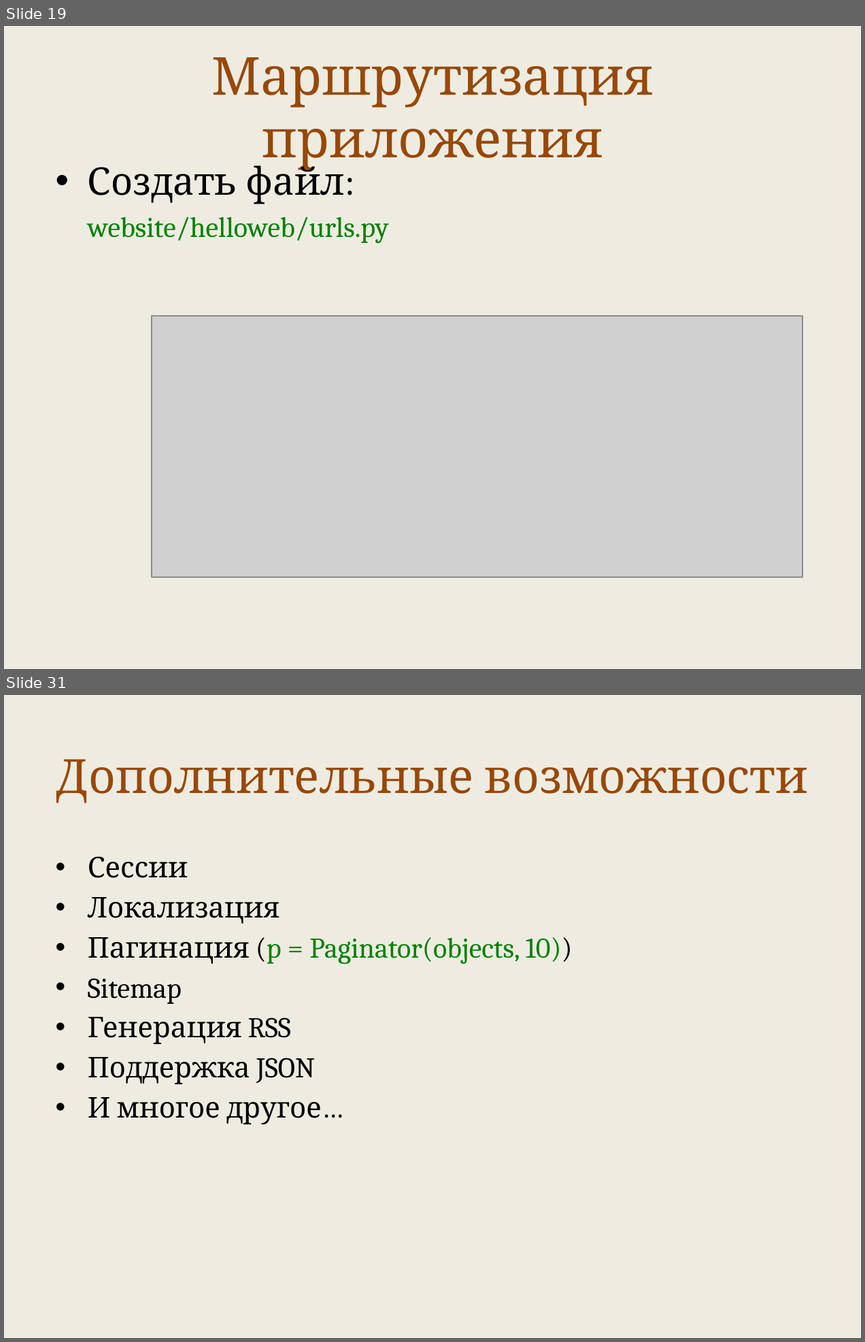
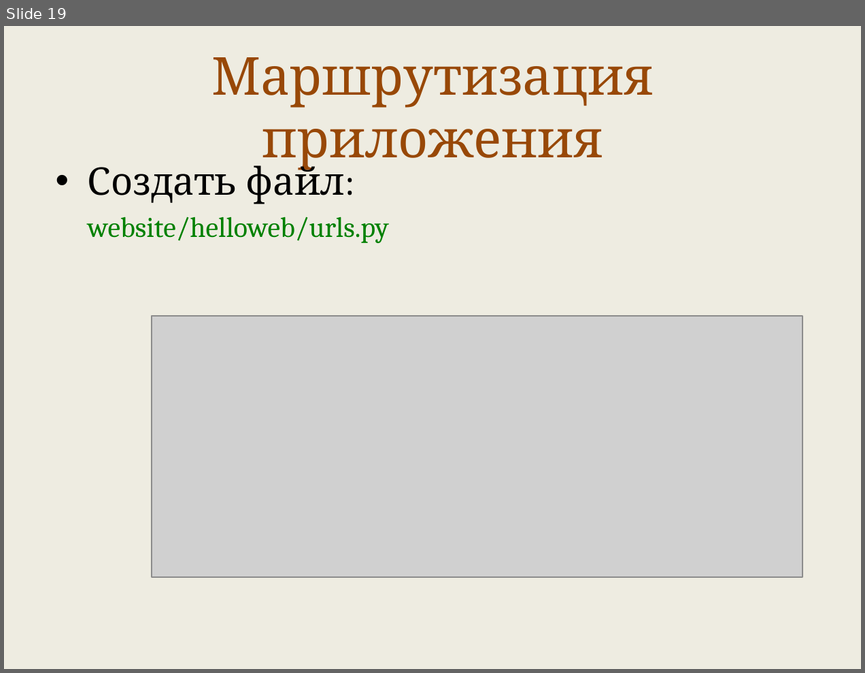
Before and after one commit to maxchv/LearnPython, a slide deck: week11/intro_django.pptx. Shown one above the other, each under a label of ours: slides 19 and 31 before the commit, slide 19 after it; the slides between them are not shown. The pictures are 865x1342 and 865x673 pixels, drawn with LibreOffice and Linux fonts; fonts in the diff are those of the drawing; grey boxes stand for pictures. Boxes give left, top, right and bottom in pixels: in the first picture for what was removed or moved away, otherwise in the second. Text is boxed around its words. In the diff, an @@ line names an element or a change of style, - is before the commit and + after.

```diff
--- a/week11/intro_django.pptx
+++ b/week11/intro_django.pptx
@@ slide 31 removed at [4,695,861,1338], background #EEECE1 @@
@@ title removed at [56,759,808,803] @@
-Дополнительные возможности
@@ text removed at [88,856,572,1124] @@
-• Сессии
-• Локализация
-• Пагинация (p = Paginator(objects, 10))
-• Sitemap
-• Генерация RSS
-• Поддержка JSON
-• И многое другое…
```
Also in this commit, not shown: 12 other slides removed, 3 other files.
